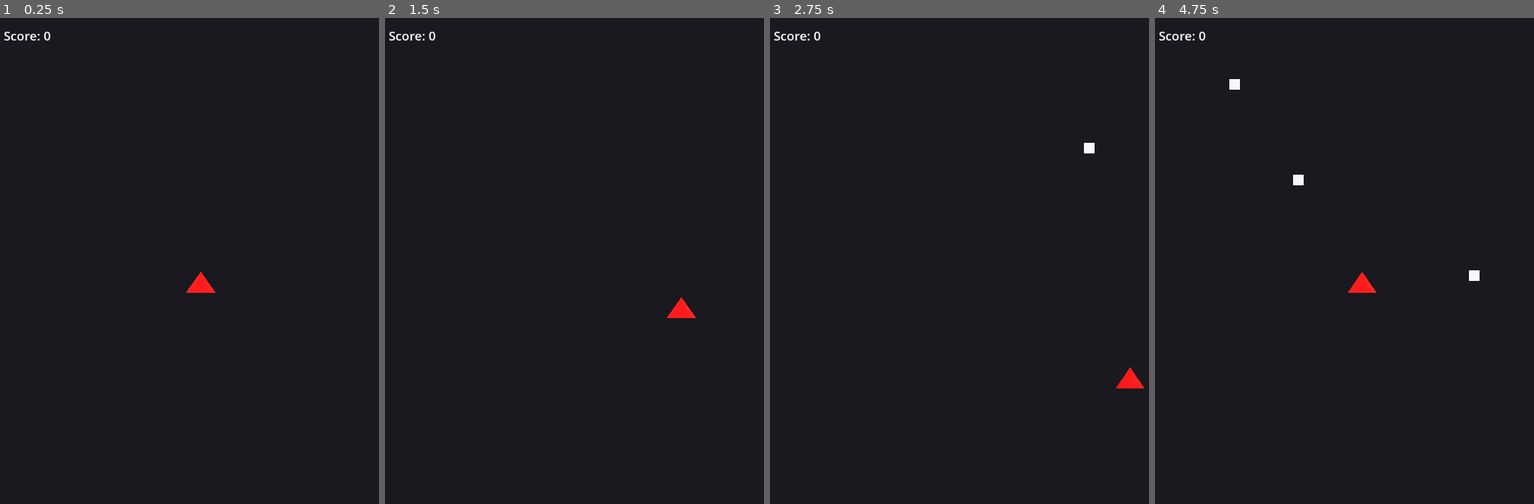
Above: before the commit, frames 1-4 (left to right).
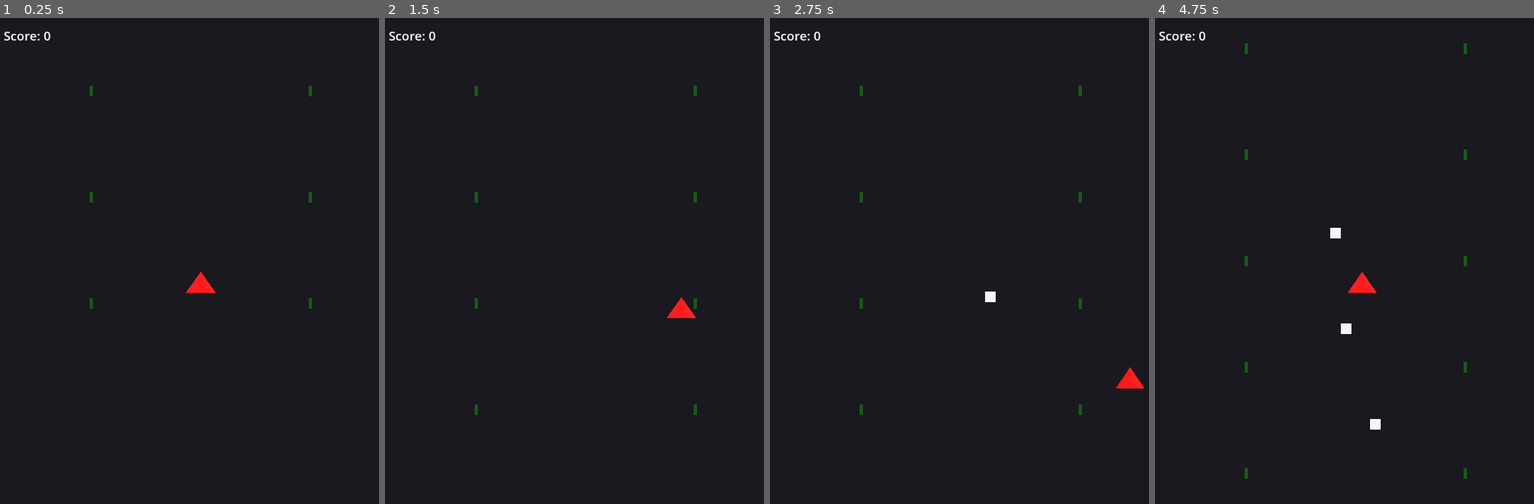
Above: after the commit, the same moments.

Repository: pedromirbr/Shootemup
Game: Godot game, scene res://Scene/Game.tscn
The game is run twice, just before and just after one commit, with the same random seed, the same clock (stepped at 60 frames per second) and the same inputs. This scene is started directly instead of the project's main scene.
Inputs (mouse positions are in pixels of both pictures, inside the frame that each line leads up to):
- Up to frame 1 (0.25 s): no input
- Up to frame 2 (1.5 s): tap Enter (ui_accept) at 0.5, 0.77 s; move the mouse to (676, 256) at 0.52 s; hold Right (ui_right) 0.53-1.28 s; click (676, 256) at 0.67 s; move the mouse to (502, 309) at 1.27 s; hold Down (ui_down) from 1.28 s (still down)
- Up to frame 3 (2.75 s): tap Enter (ui_accept) at 1.52 s; move the mouse to (1012, 163) at 2.02 s; release Down (ui_down) at 2.03 s; hold Right (ui_right) from 2.03 s (still down)
- Up to frame 4 (4.75 s): move the mouse to (1336, 387) at 2.77 s; release Right (ui_right) at 2.78 s; hold Up (ui_up) 2.78-3.53 s; click (1336, 387) at 2.92 s; tap Enter (ui_accept) at 3.02, 3.77, 4.52 s; move the mouse to (1480, 363) at 3.52 s; hold Left (ui_left) from 3.53 s (still down); move the mouse to (1230, 202) at 4.27 s

The runs differ from the first frame. In frame 1, 0.1% of the frame differs, in the area x 23-83%, y 13-60%; in frame 2, 0.2%; in frame 3, 0.3%; in frame 4, 0.6%, in the area x 19-86%, y 5-95%.

Commit message:
criadas as margens

Diff:
--- a/Scene/Game.tscn
+++ b/Scene/Game.tscn
@@ -1,10 +1,12 @@
-[gd_scene load_steps=8 format=3 uid="uid://dplk7w1x8y20"]
+[gd_scene load_steps=10 format=3 uid="uid://dplk7w1x8y20"]
 
 [ext_resource type="Script" uid="uid://direuq5lewfka" path="res://Script/Game.gd" id="1_mopgc"]
 [ext_resource type="PackedScene" uid="uid://b1b2b3b4b5b6" path="res://Scene/Player.tscn" id="2_ivtx6"]
 [ext_resource type="PackedScene" uid="uid://d1d2d3d4d5d6" path="res://Scene/Enemy.tscn" id="3_3xgnh"]
+[ext_resource type="PackedScene" uid="uid://dwdcftntqdk7o" path="res://Scene/barrier.tscn" id="4_3xgnh"]
 [ext_resource type="Script" uid="uid://c2fmkpjhsgbc2" path="res://Script/BulletPool.gd" id="4_48ymf"]
 [ext_resource type="Script" uid="uid://b5r6ua0sgke8k" path="res://Script/camera_3d.gd" id="4_ivtx6"]
+[ext_resource type="Script" uid="uid://dmgmbph2nl6hx" path="res://Script/rivergenerator.gd" id="7_48ymf"]
 
 [sub_resource type="Environment" id="Env_Game"]
 background_mode = 1
@@ -17,6 +19,7 @@
 script = ExtResource("1_mopgc")
 player_scene = ExtResource("2_ivtx6")
 enemy_scene = ExtResource("3_3xgnh")
+barrier_scene = ExtResource("4_3xgnh")
 
 [node name="WorldEnvironment" type="WorldEnvironment" parent="."]
 environment = SubResource("Env_Game")
@@ -88,5 +91,9 @@
 [node name="BulletPool" type="Node" parent="."]
 script = ExtResource("4_48ymf")
 
+[node name="RiverGenerator" type="Node3D" parent="."]
+script = ExtResource("7_48ymf")
+barrier_scene = ExtResource("4_3xgnh")
+
 [connection signal="timeout" from="EnemySpawnTimer" to="." method="_on_enemy_spawn_timer_timeout"]
 [connection signal="pressed" from="UI/GameOverOverlay/VBoxContainer/RestartButton" to="." method="_on_restart_button_pressed"]
--- /dev/null
+++ b/Scene/barrier.tscn
@@ -0,0 +1,16 @@
+[gd_scene load_steps=4 format=3 uid="uid://dwdcftntqdk7o"]
+
+[ext_resource type="Script" uid="uid://b3sjtisgrmfbd" path="res://Script/barrier.gd" id="1_x21dq"]
+
+[sub_resource type="BoxShape3D" id="BoxShape3D_cvy07"]
+
+[sub_resource type="BoxMesh" id="BoxMesh_x21dq"]
+
+[node name="Barrier" type="StaticBody3D"]
+script = ExtResource("1_x21dq")
+
+[node name="CollisionShape3D" type="CollisionShape3D" parent="."]
+shape = SubResource("BoxShape3D_cvy07")
+
+[node name="MeshInstance3D" type="MeshInstance3D" parent="."]
+mesh = SubResource("BoxMesh_x21dq")
--- a/Script/Game.gd
+++ b/Script/Game.gd
@@ -2,11 +2,15 @@
 
 @export var player_scene: PackedScene
 @export var enemy_scene: PackedScene
+@export var barrier_scene: PackedScene
 
 @onready var score_label = $UI/ScoreLabel
 @onready var enemy_spawn_timer = $EnemySpawnTimer
+@onready var river_generator = $RiverGenerator
 
 func _ready():
+	if river_generator:
+		river_generator.barrier_scene = barrier_scene
 	# Se sua UI precisar de ajustes para modo retrato
 	# $UI/ScoreLabel.position = Vector2(20, 20)  # Exemplo
 
@@ -26,8 +30,10 @@
 func _on_enemy_spawn_timer_timeout():
 	var enemy = enemy_scene.instantiate()
 
-	var spawn_x = randf_range(PlayerData.PLAYER_BOUNDS_X.x, PlayerData.PLAYER_BOUNDS_X.y)
-	var spawn_y = PlayerData.ENEMY_SPAWN_Y
+	# ⭐ SPAWN DENTRO DO RIO
+	var river_half_width = 3.0
+	var spawn_x = randf_range(-river_half_width + 0.5, river_half_width - 0.5)  # Dentro do rio
+	var spawn_y = 6.0  # Acima da tela
 	enemy.position = Vector3(spawn_x, spawn_y, PlayerData.GAME_DEPTH)
 
 	add_child(enemy)
--- a/Script/Player.gd
+++ b/Script/Player.gd
@@ -46,8 +46,6 @@
 	position.y = clamp(position.y, PlayerData.PLAYER_BOUNDS_Y.x, PlayerData.PLAYER_BOUNDS_Y.y)
 	position.z = PlayerData.GAME_DEPTH  # Manter profundidade
 
-	print("Posição: ", position)
-
 	if Input.is_action_just_pressed("ui_accept"):
 		shoot()
 
--- a/Script/PlayerData.gd
+++ b/Script/PlayerData.gd
@@ -10,6 +10,15 @@
 const PLAYER_BOUNDS_X: Vector2 = Vector2(-15, 15)
 const PLAYER_BOUNDS_Y: Vector2 = Vector2(-20, 20)
 const ENEMY_SPAWN_Y: float = 20
+
+# ⭐ NOVAS CONSTANTES PARA O RIO
+const RIVER_WIDTH: float = 20.0
+const RIVER_MARGIN: float = 0.3  # Espaço entre barreira e rio
+const RIVER_LEFT_BOUND: float = -RIVER_WIDTH / 2
+const RIVER_RIGHT_BOUND: float = RIVER_WIDTH / 2
+const RIVER_BARRIER_LEFT_POS: float = RIVER_LEFT_BOUND - RIVER_MARGIN
+const RIVER_BARRIER_RIGHT_POS: float = RIVER_RIGHT_BOUND + RIVER_MARGIN
+const RIVER_SCROLL_SPEED: float = 8.0
 
 var ship_stats = {
 	&"GreenShip": {
--- /dev/null
+++ b/Script/barrier.gd
@@ -0,0 +1,22 @@
+extends StaticBody3D
+
+@export var barrier_height: float = 1.0  # ⭐ MAIS BAIXO
+@export var barrier_color: Color = Color.DARK_GREEN
+
+func _ready():
+	# Configurar a aparência da barreira
+	var mesh = $MeshInstance3D
+	var cube_mesh = BoxMesh.new()
+	cube_mesh.size = Vector3(0.3, barrier_height, 0.3)  # ⭐ MAIS FINO
+	mesh.mesh = cube_mesh
+
+	# Configurar o material
+	var material = StandardMaterial3D.new()
+	material.albedo_color = barrier_color
+	mesh.material_override = material
+
+	# Configurar a colisão
+	var collision = $CollisionShape3D
+	var shape = BoxShape3D.new()
+	shape.size = Vector3(0.3, barrier_height, 0.3)
+	collision.shape = shape
--- a/Script/camera_3d.gd
+++ b/Script/camera_3d.gd
@@ -7,10 +7,3 @@
 	# Configurar posição e propriedades
 	position = Vector3(0, 0, 50)
 	size = PlayerData.camera_size
-
-
-	print("Câmera configurada: ", name)
-	print("Posição: ", position)
-
-func _physics_process(_delta):
-	print("Posição Camera: ", position)
--- /dev/null
+++ b/Script/rivergenerator.gd
@@ -0,0 +1,60 @@
+extends Node3D
+
+@export var barrier_scene: PackedScene
+# ⭐ REMOVER variáveis locais, usar constantes globais
+@export var segment_length: float = 10.0
+@export var segments_ahead: int = 8
+
+var current_segment: int = 0
+var barriers: Array = []
+
+func _ready():
+	generate_initial_segments()
+
+func _physics_process(delta):
+	# ⭐ USAR CONSTANTE GLOBAL para velocidade
+	for barrier in barriers:
+		barrier.position.y -= PlayerData.RIVER_SCROLL_SPEED * delta
+
+	clean_off_screen_barriers()
+
+func generate_initial_segments():
+	for i in range(segments_ahead):
+		create_segment(i * segment_length)
+
+func create_segment(y_position: float):
+	# ⭐ USAR CONSTANTES GLOBAIS para posições
+	var left_barrier = barrier_scene.instantiate()
+	left_barrier.position = Vector3(PlayerData.RIVER_BARRIER_LEFT_POS, y_position, PlayerData.GAME_DEPTH)
+	add_child(left_barrier)
+	barriers.append(left_barrier)
+
+	var right_barrier = barrier_scene.instantiate()
+	right_barrier.position = Vector3(PlayerData.RIVER_BARRIER_RIGHT_POS, y_position, PlayerData.GAME_DEPTH)
+	add_child(right_barrier)
+	barriers.append(right_barrier)
+
+func clean_off_screen_barriers():
+	var barriers_to_remove = []
+
+	for barrier in barriers:
+		if barrier.position.y < -20.0:
+			barriers_to_remove.append(barrier)
+
+	for barrier in barriers_to_remove:
+		barriers.erase(barrier)
+		barrier.queue_free()
+
+	generate_new_barriers()
+
+func generate_new_barriers():
+	if barriers.size() == 0:
+		return
+
+	var highest_barrier = barriers[0]
+	for barrier in barriers:
+		if barrier.position.y > highest_barrier.position.y:
+			highest_barrier = barrier
+
+	if highest_barrier.position.y < segment_length * (segments_ahead - 2):
+		create_segment(highest_barrier.position.y + segment_length)
Not shown, added: Script/barrier.gd.uid
Not shown, added: Script/rivergenerator.gd.uid
